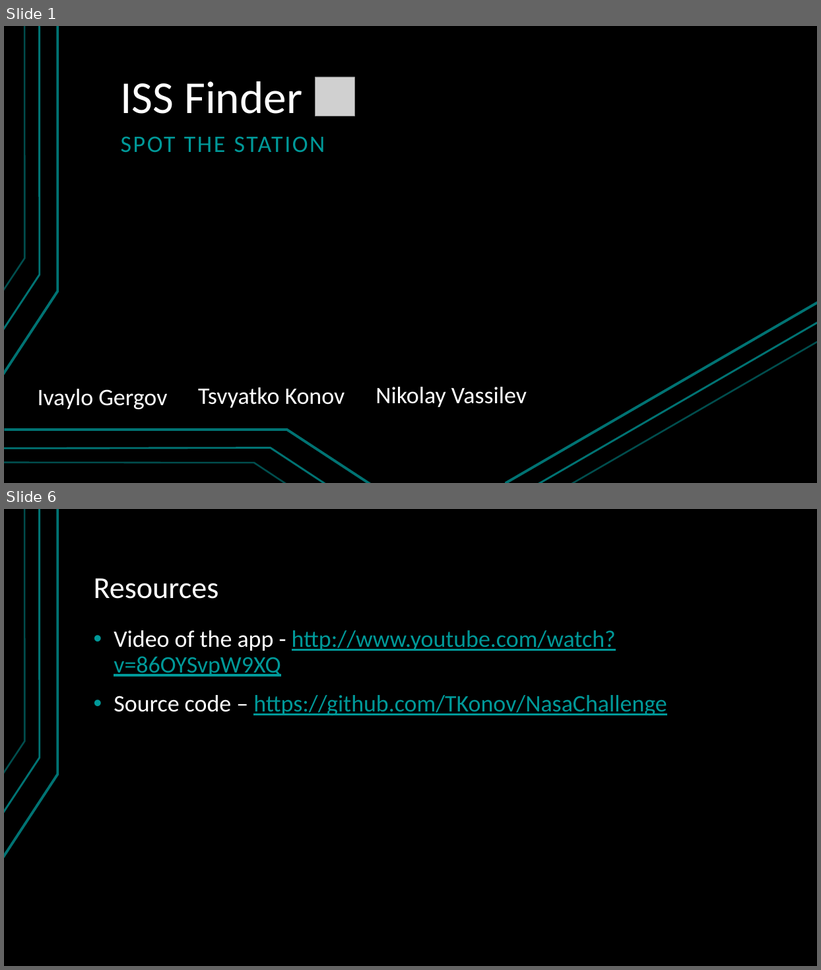
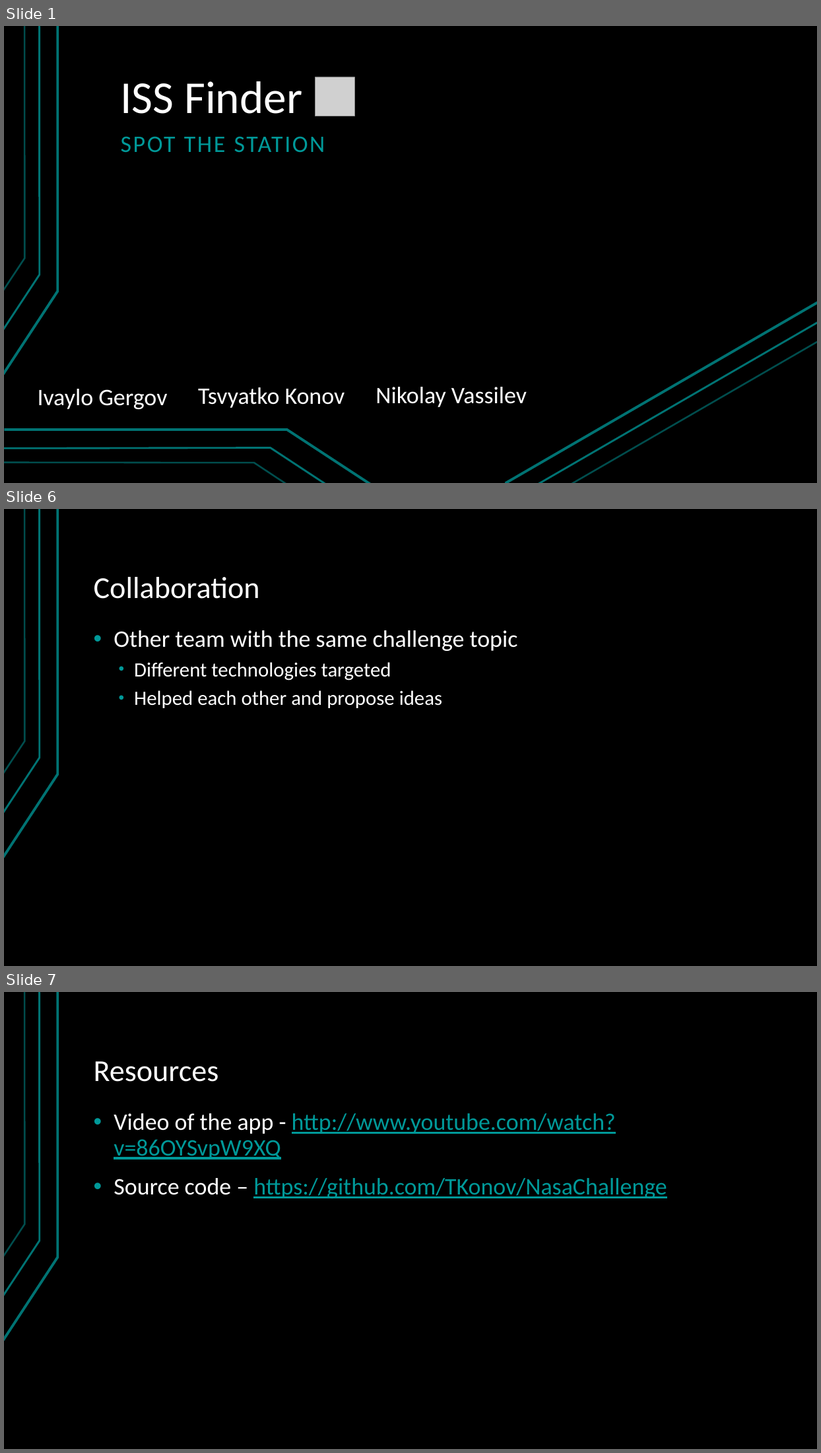
Before and after one commit to TKonov/NasaChallenge, a slide deck: Docs/ISS Finder Presentation.pptx. Shown one above the other, each under a label of ours: slides 1 and 6 before the commit, slides 1, 6 and 7 after it; the slides between them are not shown. The pictures are 821x970 and 821x1453 pixels, drawn with LibreOffice and Linux fonts; fonts in the diff are those of the drawing; grey boxes stand for pictures; background and template pictures are left out. Boxes give left, top, right and bottom in pixels: in the first picture for what was removed or moved away, otherwise in the second. Text is boxed around its words. In the diff, an @@ line names an element or a change of style, - is before the commit and + after.

```diff
--- a/Docs/ISS Finder Presentation.pptx
+++ b/Docs/ISS Finder Presentation.pptx
@@ slide 6 added at bbox=[4, 509, 817, 966], background picture (left out); not listed: 3 template elements that a slide beside it also shows @@
@@ title added at bbox=[94, 577, 260, 599], 36 pt, text #FFFFFF @@
+Collaboration
@@ text added at bbox=[114, 630, 518, 708], 24 pt, text #FFFFFF @@
+• Other team with the same challenge topic
+  • Different technologies targeted
+  • Helped each other and propose ideas
@@ what was slide 6 is now slide 7 @@
```
Also in this commit, not shown: 4 slides changed, 1 other slide added, 1 slide removed.
